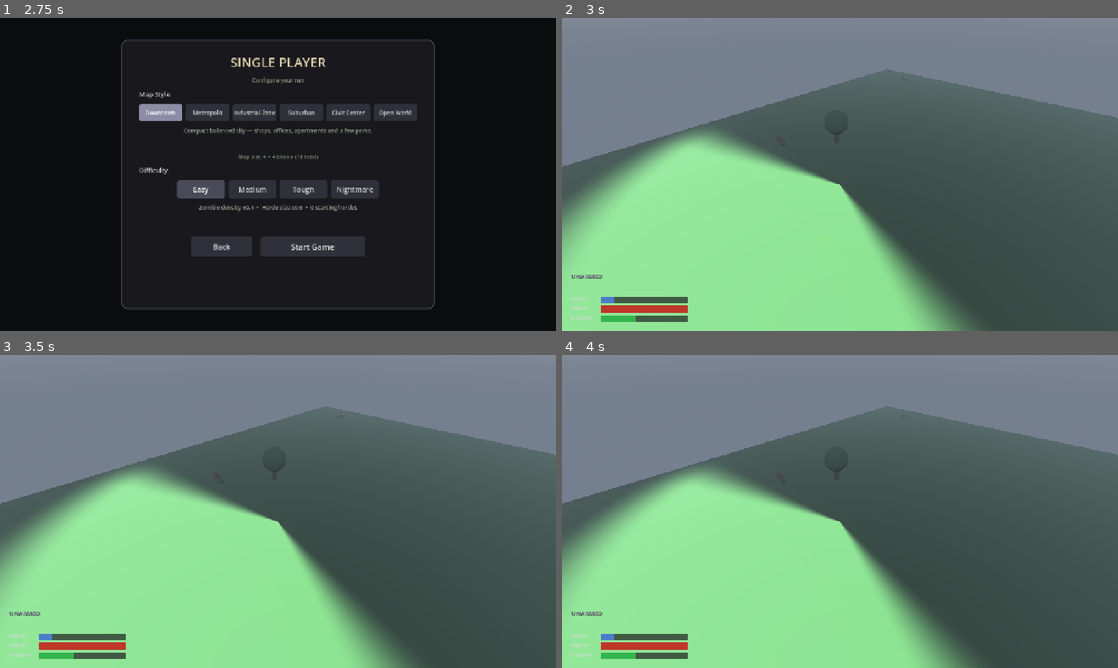
Above: before the commit, frames 1-4 (two rows, left to right).
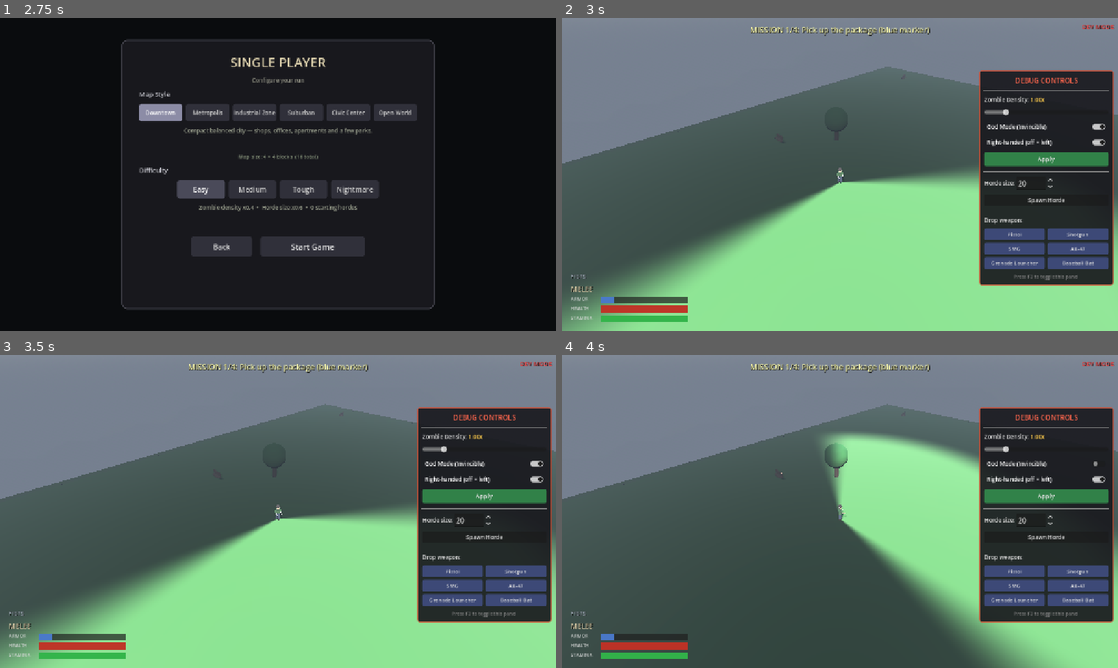
Above: after the commit, the same moments.

Repository: shaoqian2001/vibe-zombie
Game: Godot game, scene res://scenes/TitleMenu.tscn
Same seed, same stepped clock (60 frames per second), same inputs: the game is played once before the commit and once after it.
Inputs (mouse positions are in pixels of both pictures, inside the frame that each line leads up to):
- Up to frame 1 (2.75 s): click "Single Player" at 0.5 s; click "Easy" at 1.25 s; click "Easy" at 2 s
- Up to frame 2 (3 s): click "Start Game" at 2.75 s
- Up to frame 3 (3.5 s): no input
- Up to frame 4 (4 s): click (1045, 464) at 3.5 s, where only the run after the commit has a clickable "God Mode (Invincible)"

Frame 1 is identical in both runs. In frame 2, 47% of the frame differs, in the area x 0-100%, y 2-100%; in frame 3, 47%; in frame 4, 66%.
Error before the commit: Parse Error: Function "_emit_player_sound()" not found in base self. (res://scripts/player.gd:1757)

Commit message:
Restore player sound helpers dropped in the GD-Sync merge
The merge that combined the GD-Sync rewrite with the procedural-sound work
kept player.gd's calls to _emit_player_sound / _gun_sound_name /
_handle_footsteps but lost their definitions (the originals used @rpc, which
the GD-Sync migration had removed), causing 'function not found' parse errors
on game start.

Re-add them, routing networked sounds through NetworkManager's event channel
instead of @rpc: the owner plays a 2D sound and broadcasts 'player_sound';
main.gd plays it positionally on that player's remote copy via the new
play_remote_sound(). Footsteps stay local (the walk animation runs on every
copy). Also map the AK-47 to its gunshot timbre and show the AK mesh on
remote copies.

Co-Authored-By: Claude Opus 4.8 (1M context) <noreply@anthropic.com>
Claude-Session: https://claude.ai/code/session_01RfkQCyKz2XCkQwEJDF3seV

Diff:
--- a/scripts/main.gd
+++ b/scripts/main.gd
@@ -347,6 +347,17 @@
 	match event_name:
 		"player_xform":
 			_apply_player_xform(payload)
+		"player_sound":
+			# Play another player's action sound positionally on their remote copy.
+			var spid := int(payload.get("peer_id", -1))
+			if spid != _local_peer_id:
+				var sp = _player_nodes.get(spid)
+				if sp and sp.has_method("play_remote_sound"):
+					sp.play_remote_sound(
+						String(payload.get("sound", "")),
+						float(payload.get("pitch", 1.0)),
+						float(payload.get("vol", 0.0)),
+					)
 		"player_damage":
 			# Sent to this peer because our local player took a hit on the host.
 			var lp = _player_nodes.get(_local_peer_id)
--- a/scripts/player.gd
+++ b/scripts/player.gd
@@ -991,11 +991,62 @@
 	_pistol_node.visible = (weapon_name == "pistol")
 	_shotgun_node.visible = (weapon_name == "shotgun")
 	_smg_node.visible = (weapon_name == "smg")
+	_ak47_node.visible = (weapon_name == "ak47")
 	_grenade_launcher_node.visible = (weapon_name == "grenade_launcher")
 	_bat_node.visible = (weapon_name == "bat")
 	_weapon_stats = WeaponData.get_weapon(weapon_name) if weapon_name != "" else {}
 	# _apply_weapon_pose falls back to the unarmed pose for an empty/unknown name.
 	_apply_weapon_pose(weapon_name)
+
+# ------------------------------------------------------------------
+# Audio. The local (input-owning) player hears their own actions as crisp
+# non-positional 2D sounds; in multiplayer those same events are sent over the
+# GD-Sync event channel so every other peer plays them as positional 3D voices
+# on this player's remote copy. Footsteps are handled separately (driven by the
+# walk animation, which already runs on every peer's copy — see _handle_footsteps).
+# ------------------------------------------------------------------
+
+func _emit_player_sound(sound: String, pitch: float = 1.0, volume_db: float = 0.0) -> void:
+	SoundManager.play_2d(sound, pitch, volume_db)
+	if NetworkManager.is_networked:
+		# main.gd routes "player_sound" to this player's remote copy on each peer.
+		NetworkManager.broadcast_event("player_sound", {
+			"peer_id": peer_id, "sound": sound, "pitch": pitch, "vol": volume_db,
+		})
+
+## Plays a networked sound on a remote copy of this player (called by main.gd
+## when a "player_sound" event arrives for a non-local peer).
+func play_remote_sound(sound: String, pitch: float, volume_db: float) -> void:
+	SoundManager.play_on(self, sound, pitch, volume_db)
+
+## Map the equipped weapon to its gunshot timbre.
+func _gun_sound_name() -> String:
+	match _current_weapon:
+		"smg": return "gun_smg"
+		"ak47": return "gun_ak47"
+		"shotgun": return "gun_shotgun"
+		"grenade_launcher": return "gun_grenade"
+		_: return "gun_pistol"
+
+## Called from the walk animation each frame. Fires one footstep on each zero
+## crossing of the gait sine while the player is moving, so step cadence tracks
+## the animation (and therefore walk vs. sprint) automatically. Runs on every
+## peer's copy (the animation does), so footsteps need no networking: the owner
+## hears 2D, remote copies play positional 3D.
+func _handle_footsteps(horiz_speed: float, swing_sin: float) -> void:
+	if is_dead or horiz_speed < 0.6:
+		_prev_step_sign = 0
+		return
+	var sign_now: int = 1 if swing_sin >= 0.0 else -1
+	if _prev_step_sign != 0 and sign_now != _prev_step_sign:
+		var sprint := _is_sprinting
+		var pitch := randf_range(0.9, 1.08) * (1.12 if sprint else 1.0)
+		var vol := -13.0 if sprint else -19.0
+		if _owns_input:
+			SoundManager.play_2d("footstep", pitch, vol)
+		else:
+			SoundManager.play_on(self, "footstep", pitch, vol + 8.0)
+	_prev_step_sign = sign_now
 
 func _apply_recoil() -> void:
 	# Backward kick on the player's body for every trigger pull. Decays
